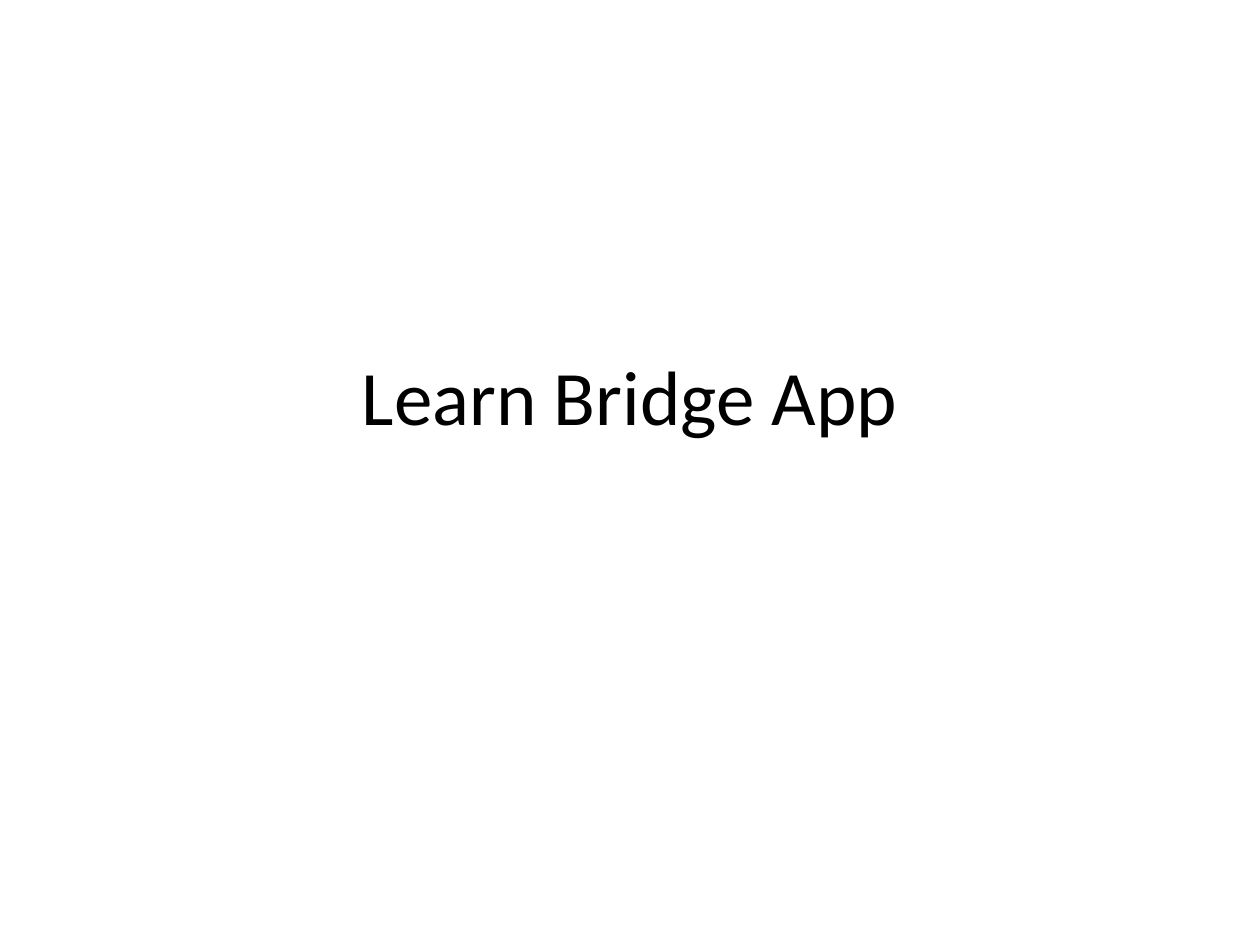
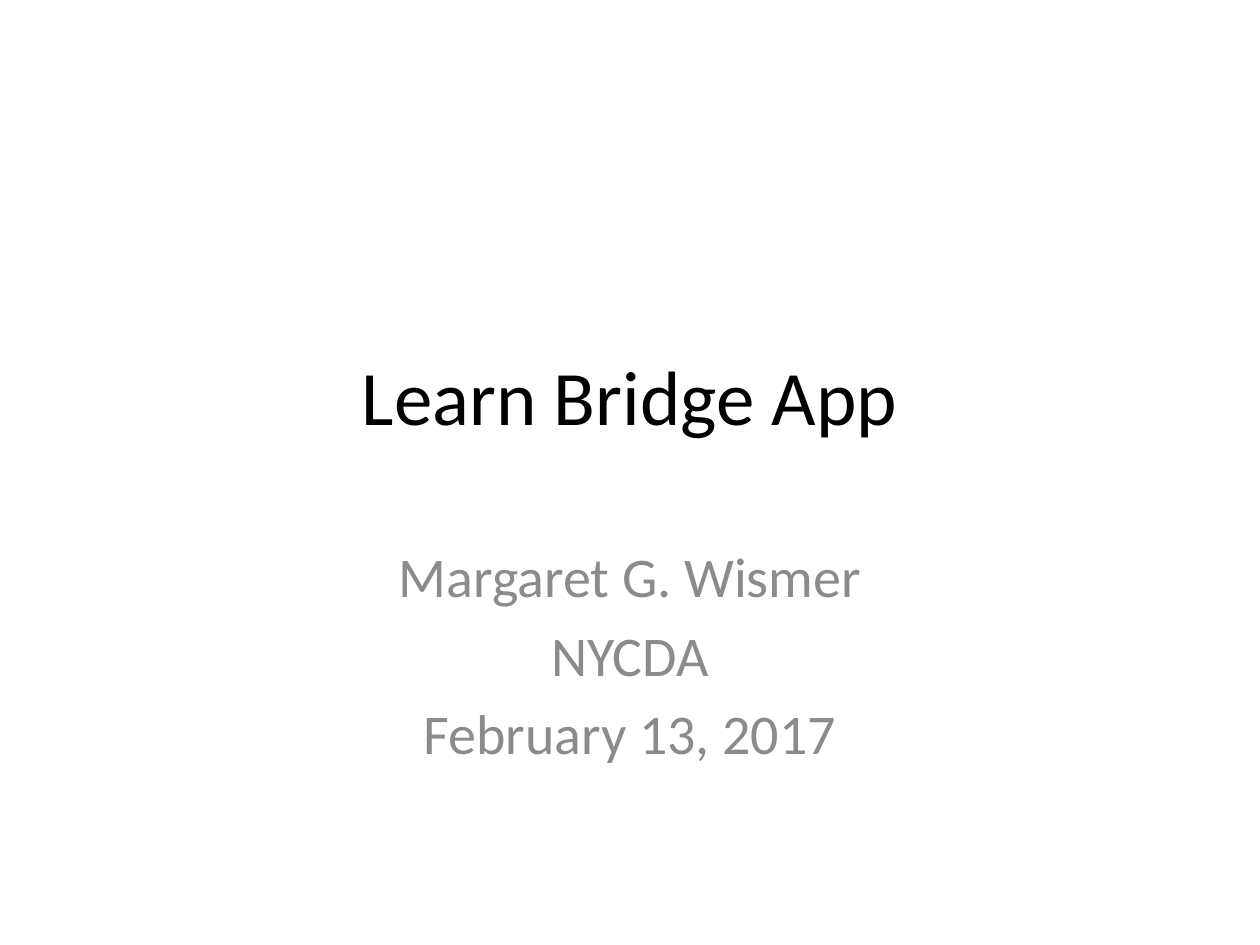
Before and after one commit to mgwismer/mgwismer.github.io-BridgeProject, a slide deck: slide 1 of Presentation1.pptx. Drawn at 1260x945 pixels with LibreOffice and Linux fonts; fonts in the diff are those of the drawing. Boxes give left, top, right and bottom in pixels: in the first picture for what was removed or moved away, otherwise in the second. Text is boxed around its words. In the diff, an @@ line names an element or a change of style, - is before the commit and + after.

```diff
--- a/Presentation1.pptx
+++ b/Presentation1.pptx
@@ subtitle added at (399, 558, 861, 763), 32 pt, text #8C8C8C @@
+Margaret G. Wismer
+NYCDA
+February 13, 2017
```
Also in this commit, not shown: 1 other slide changed, 1 slide added, 5 other files.
